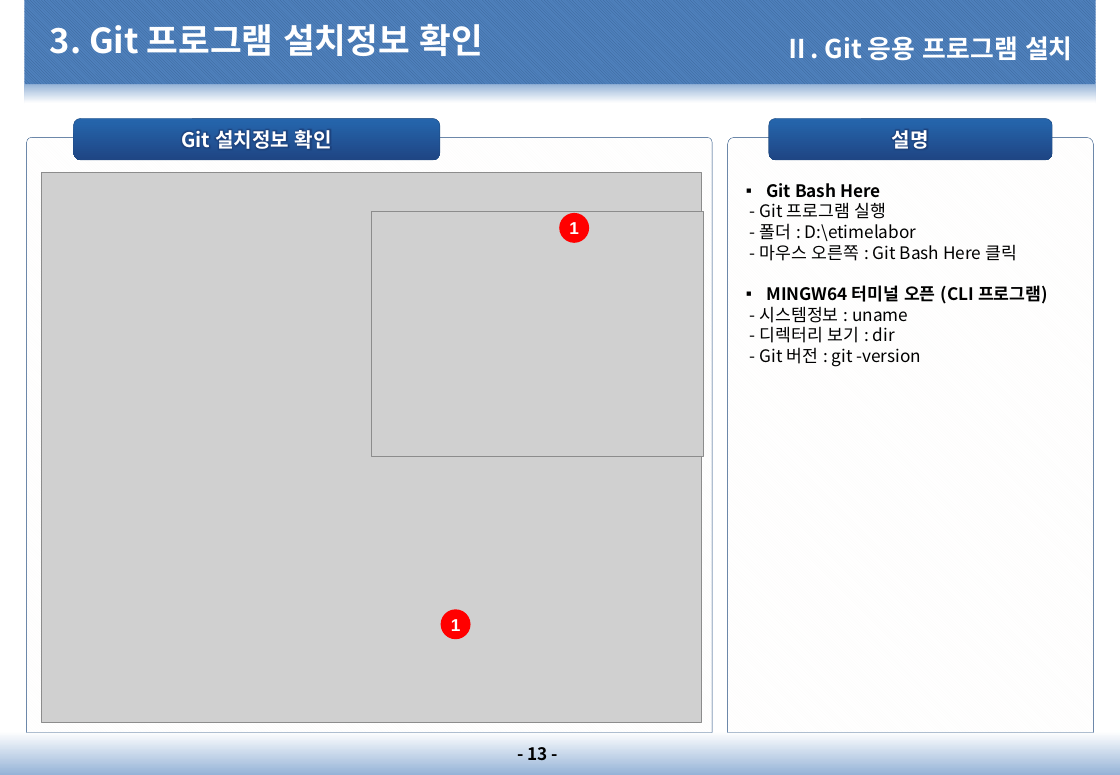
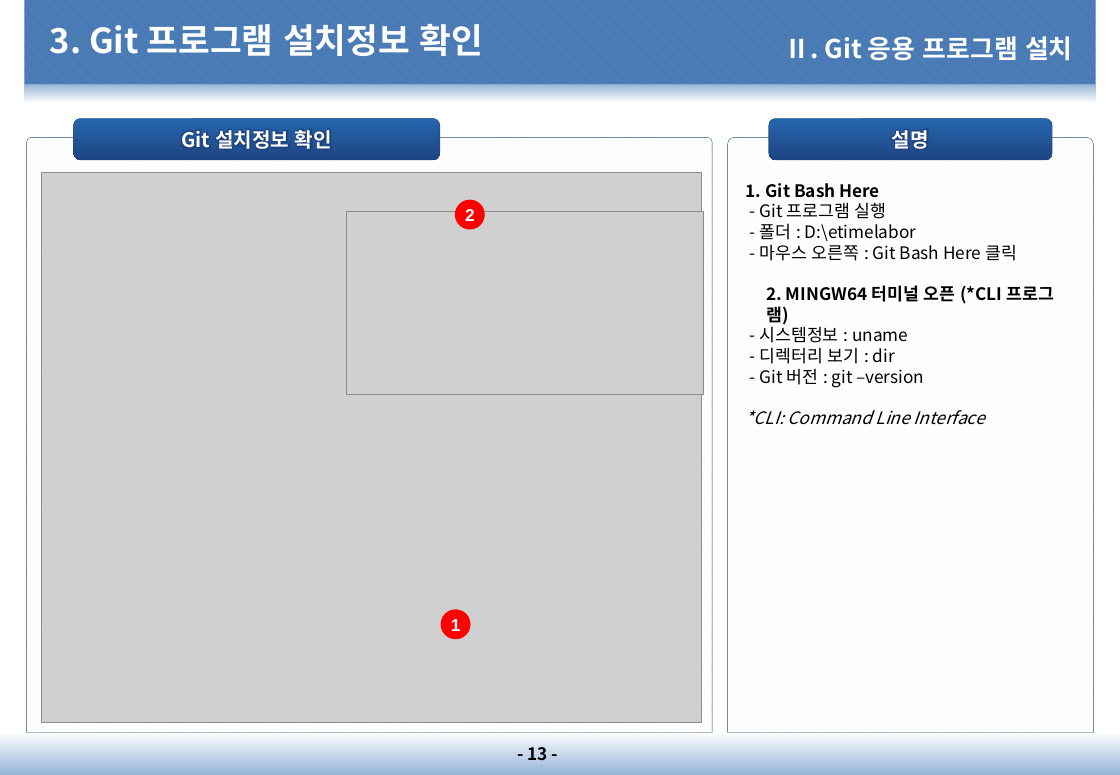
Before and after one commit to dims1111/ESM, a slide deck: slide 13 of document/10.프로젝트 관리(PM)/PM-1200.소프트웨어/PM-1210.GitHub 설명서/PM-1210.GitHub 설명서_20210201_v1.0.pptx. Drawn at 1120x775 pixels with LibreOffice and Linux fonts; fonts in the diff are those of the drawing; grey boxes stand for pictures; background and template pictures are left out. Boxes give left, top, right and bottom in pixels: in the first picture for what was removed or moved away, otherwise in the second. Text is boxed around its words. In the diff, an @@ line names an element or a change of style, - is before the commit and + after.

```diff
--- a/document/10.프로젝트 관리(PM)/PM-1200.소프트웨어/PM-1210.GitHub 설명서/PM-1210.GitHub 설명서_20210201_v1.0.pptx
+++ b/document/10.프로젝트 관리(PM)/PM-1200.소프트웨어/PM-1210.GitHub 설명서/PM-1210.GitHub 설명서_20210201_v1.0.pptx
@@ ellipse "2": place and size @@
-ellipse "2" at [561, 214, 589, 243]
+ellipse "2" at [456, 201, 485, 230]
@@ text in ellipse at [465, 209, 475, 221]: text changed @@
-1
+2
@@ text in round same rect at [746, 183, 880, 198]: text changed @@
-▪ Git Bash Here
+1. Git Bash Here
@@ picture: place and size @@
-picture at [372, 211, 704, 456]
+picture at [347, 211, 704, 395]
@@ text in round same rect at [766, 285, 1054, 325]: text changed @@
-▪ MINGW64 터미널 오픈 (CLI 프로그램)
+2. MINGW64 터미널 오픈 (*CLI 프로그램)
@@ text in round same rect at [746, 368, 985, 425]: text changed; italic on @@
-- Git 버전 : git -version
+- Git 버전 : git –version
+*CLI: Command Line Interface
```
Also in this commit, not shown: 13 other slides changed, 2 other files.
